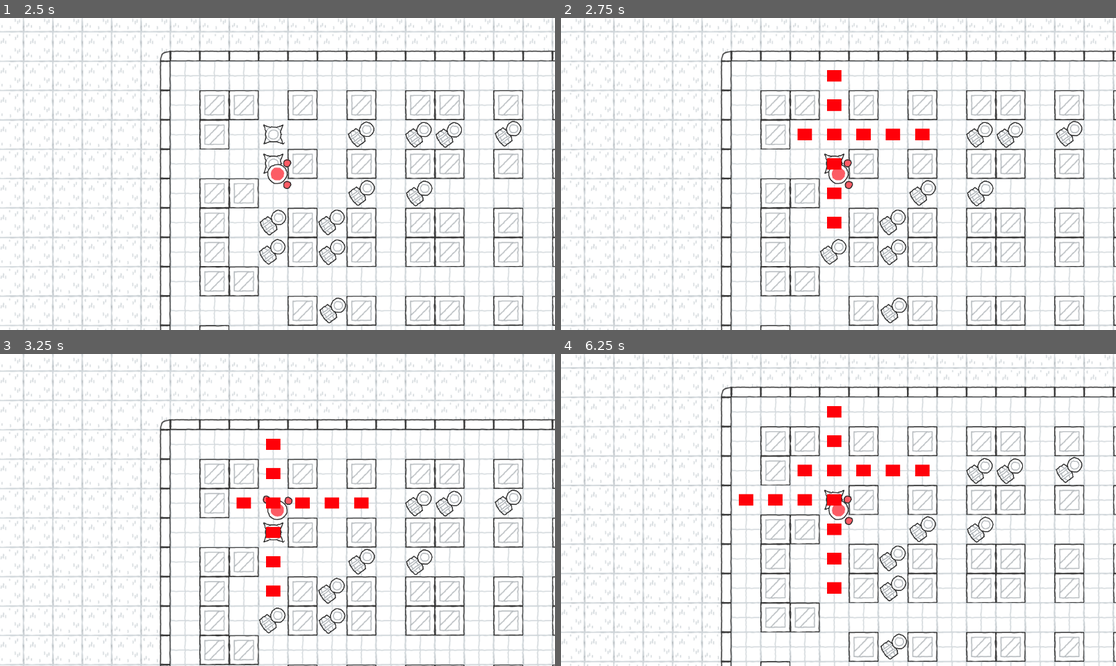
Above: before the commit, frames 1-4 (two rows, left to right).
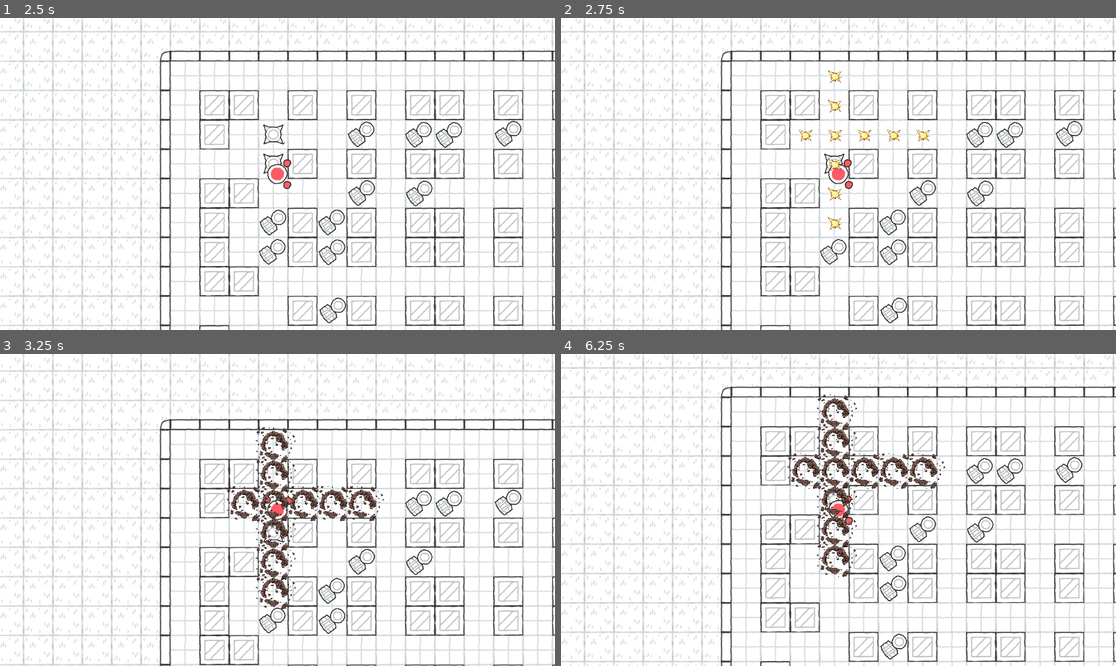
Above: after the commit, the same moments.

Repository: neitmaere/bombknights
Game: Godot game, scene res://scenes/levels/game.tscn
The game is run twice, just before and just after one commit, with the same random seed, the same clock (stepped at 60 frames per second) and the same inputs.
Inputs:
- Up to frame 1 (2.5 s): tap Enter at 0.5 s; hold D (right) 0.53-1.28 s; tap Space (bomb) at 0.6, 1.35, 2.3 s; hold S (down) 1.28-2.03 s; hold D (right) from 2.03 s (still down); tap Shift (slide) at 2.1 s
- Up to frame 2 (2.75 s): keep holding D (right)
- Up to frame 3 (3.25 s): release D (right) at 2.78 s; hold W (up) from 2.78 s (still down); tap Space (bomb) at 2.85 s
- Up to frame 4 (6.25 s): release W (up) at 3.53 s; hold A (left) 3.53-5.03 s; tap Space (bomb) at 3.6, 4.55, 5.1, 5.85 s; tap Shift (slide) at 4.35 s; hold S (down) 5.03-5.78 s; hold D (right) from 5.78 s (still down)

Frame 1 is identical in both runs. In frame 2, 1.0% of the frame differs, in the area x 42-67%, y 16-68%; in frame 3, 3.4%; in frame 4, 3.8%, in the area x 32-70%, y 12-77%.

Commit message:
added explosion animation

Diff:
--- a/scenes/bombs/explosion.tscn
+++ b/scenes/bombs/explosion.tscn
@@ -1,11 +1,60 @@
-[gd_scene load_steps=4 format=3 uid="uid://ctmctl6p5nhe6"]
+[gd_scene load_steps=14 format=3 uid="uid://ctmctl6p5nhe6"]
 
 [ext_resource type="Script" path="res://scenes/bombs/explosion.gd" id="1_ew0n6"]
+[ext_resource type="Texture2D" uid="uid://d03q4r7xdoao6" path="res://graphics/bombs/Circle_explosion/Circle_explosion1.png" id="2_gqyy7"]
+[ext_resource type="Texture2D" uid="uid://dbu80q7lb01xl" path="res://graphics/bombs/Circle_explosion/Circle_explosion2.png" id="3_upht5"]
+[ext_resource type="Texture2D" uid="uid://crmcncjna7qm" path="res://graphics/bombs/Circle_explosion/Circle_explosion3.png" id="4_sipp8"]
+[ext_resource type="Texture2D" uid="uid://k6b2ml146bbi" path="res://graphics/bombs/Circle_explosion/Circle_explosion4.png" id="5_e1nyu"]
+[ext_resource type="Texture2D" uid="uid://dfdoxnny3luk5" path="res://graphics/bombs/Circle_explosion/Circle_explosion5.png" id="6_d1dn6"]
+[ext_resource type="Texture2D" uid="uid://ci622tjwxmn18" path="res://graphics/bombs/Circle_explosion/Circle_explosion6.png" id="7_62a2b"]
+[ext_resource type="Texture2D" uid="uid://br818jo7qr404" path="res://graphics/bombs/Circle_explosion/Circle_explosion7.png" id="8_vfgqy"]
+[ext_resource type="Texture2D" uid="uid://dy88oc0hojihd" path="res://graphics/bombs/Circle_explosion/Circle_explosion8.png" id="9_vqv20"]
+[ext_resource type="Texture2D" uid="uid://c3v56dei3qgeo" path="res://graphics/bombs/Circle_explosion/Circle_explosion9.png" id="10_2hj6r"]
+[ext_resource type="Texture2D" uid="uid://bivhr3lbkqtwe" path="res://graphics/bombs/Circle_explosion/Circle_explosion10.png" id="11_nm2r8"]
 
 [sub_resource type="RectangleShape2D" id="RectangleShape2D_x8j1d"]
-size = Vector2(78, 57)
+size = Vector2(100, 100)
 
-[sub_resource type="CanvasTexture" id="CanvasTexture_tpre7"]
+[sub_resource type="SpriteFrames" id="SpriteFrames_0fpbt"]
+animations = [{
+"frames": [{
+"duration": 1.0,
+"texture": ExtResource("2_gqyy7")
+}, {
+"duration": 1.0,
+"texture": ExtResource("3_upht5")
+}, {
+"duration": 1.0,
+"texture": ExtResource("4_sipp8")
+}, {
+"duration": 1.0,
+"texture": ExtResource("5_e1nyu")
+}, {
+"duration": 1.0,
+"texture": ExtResource("6_d1dn6")
+}, {
+"duration": 1.0,
+"texture": ExtResource("7_62a2b")
+}, {
+"duration": 1.0,
+"texture": ExtResource("8_vfgqy")
+}, {
+"duration": 1.0,
+"texture": ExtResource("9_vqv20")
+}, {
+"duration": 1.0,
+"texture": ExtResource("10_2hj6r")
+}, {
+"duration": 1.0,
+"texture": ExtResource("11_nm2r8")
+}, {
+"duration": 1.0,
+"texture": null
+}],
+"loop": false,
+"name": &"default",
+"speed": 15.0
+}]
 
 [node name="Explosion" type="Node2D"]
 script = ExtResource("1_ew0n6")
@@ -17,14 +66,15 @@
 [node name="CollisionShape2D" type="CollisionShape2D" parent="ExplosionArea"]
 shape = SubResource("RectangleShape2D_x8j1d")
 
-[node name="Sprite2D" type="Sprite2D" parent="."]
-modulate = Color(1, 0, 0.0352941, 1)
-scale = Vector2(58.5, 47.5)
-texture = SubResource("CanvasTexture_tpre7")
+[node name="ExplosionDuration" type="Timer" parent="."]
+wait_time = 0.8
+autostart = true
 
-[node name="ExplosionDuration" type="Timer" parent="."]
-wait_time = 2.0
-autostart = true
+[node name="AnimatedSprite2D" type="AnimatedSprite2D" parent="."]
+sprite_frames = SubResource("SpriteFrames_0fpbt")
+autoplay = "default"
+frame = 10
+frame_progress = 1.0
 
 [connection signal="body_entered" from="ExplosionArea" to="." method="_on_explosion_area_body_entered" flags=6]
 [connection signal="timeout" from="ExplosionDuration" to="." method="_on_explosion_duration_timeout"]
Binary file added: graphics/bombs/Circle_explosion/Circle_explosion1.png
Not shown, added: graphics/bombs/Circle_explosion/Circle_explosion1.png.import
Binary file added: graphics/bombs/Circle_explosion/Circle_explosion10.png
Not shown, added: graphics/bombs/Circle_explosion/Circle_explosion10.png.import
Binary file added: graphics/bombs/Circle_explosion/Circle_explosion2.png
Not shown, added: graphics/bombs/Circle_explosion/Circle_explosion2.png.import
Binary file added: graphics/bombs/Circle_explosion/Circle_explosion3.png
Not shown, added: graphics/bombs/Circle_explosion/Circle_explosion3.png.import
Binary file added: graphics/bombs/Circle_explosion/Circle_explosion4.png
Not shown, added: graphics/bombs/Circle_explosion/Circle_explosion4.png.import
Binary file added: graphics/bombs/Circle_explosion/Circle_explosion5.png
Not shown, added: graphics/bombs/Circle_explosion/Circle_explosion5.png.import
(and 10 more such lines)
